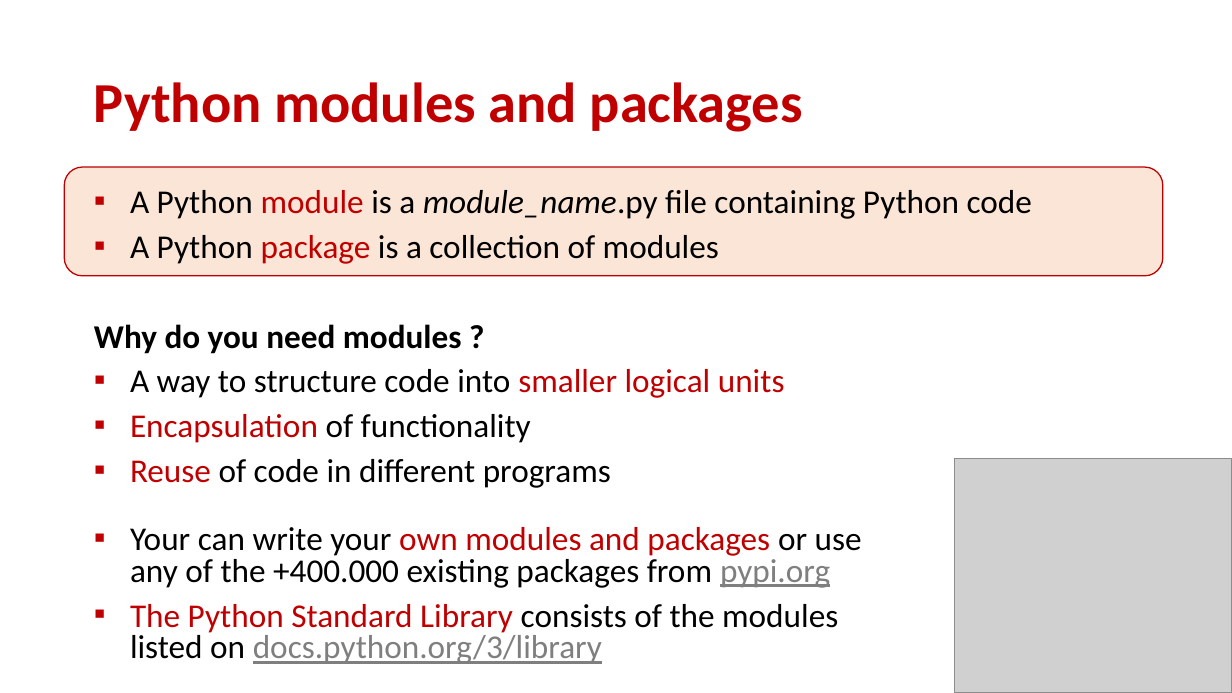
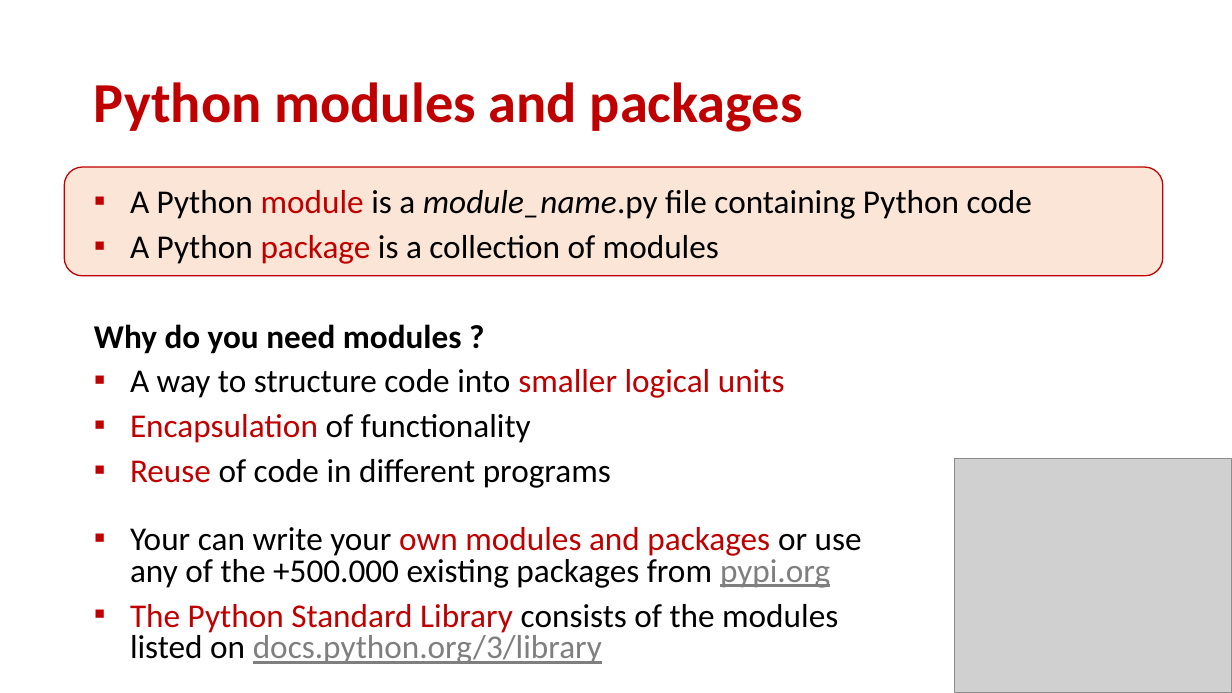
Before and after one commit to gsbrodal/gsbrodal.github.io, a slide deck: slide 2 of ipsa/slides/modules.pptx. Drawn at 1232x693 pixels with LibreOffice and Linux fonts; fonts in the diff are those of the drawing; grey boxes stand for pictures. Boxes give left, top, right and bottom in pixels: in the first picture for what was removed or moved away, otherwise in the second. Text is boxed around its words. In the diff, an @@ line names an element or a change of style, - is before the commit and + after.

Commit message:
all-slides.pdf modules.pdf modules.pptx

```diff
--- a/ipsa/slides/modules.pptx
+++ b/ipsa/slides/modules.pptx
@@ text at box(130, 527, 862, 588): text changed @@
-▪ Your can write your own modules and packages or use
-  any of the +400.000 existing packages from pypi.org
+▪ Your can write your own modules and packages or use
+  any of the +500.000 existing packages from pypi.org
```
Also in this commit, not shown: 2 other files.
